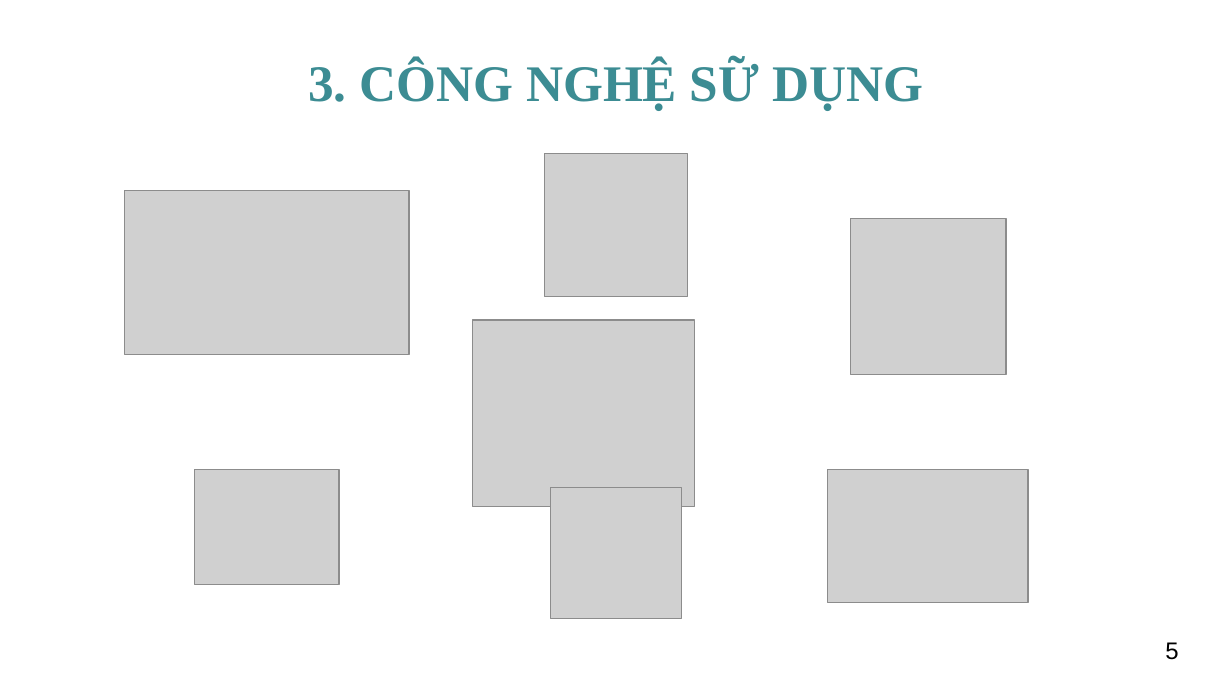
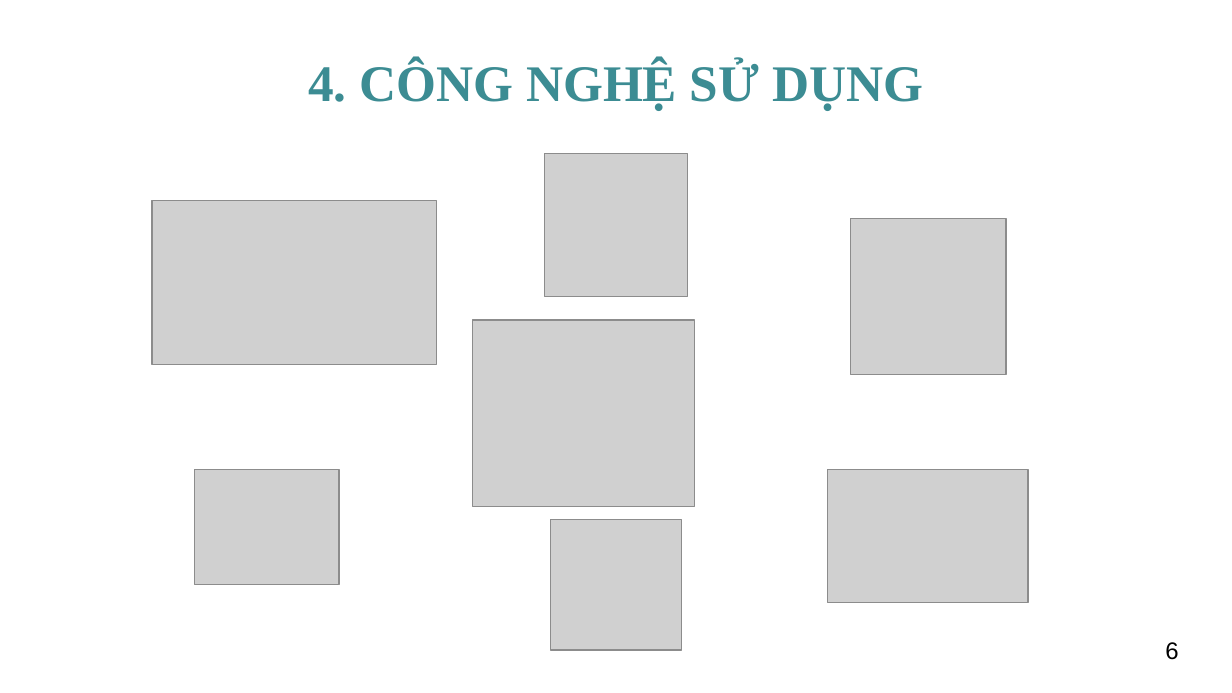
Before and after one commit to NguyenChienThangB1910143/QL_ChungCy, a slide deck: slide 6 of LCTN/B1910143_NguyenChienThang.pptx (slide 5 before the commit). Drawn at 1232x693 pixels with LibreOffice and Linux fonts; fonts in the diff are those of the drawing; grey boxes stand for pictures; background and template pictures are left out. Boxes give left, top, right and bottom in pixels: in the first picture for what was removed or moved away, otherwise in the second. Text is boxed around its words. In the diff, an @@ line names an element or a change of style, - is before the commit and + after.

```diff
--- a/LCTN/B1910143_NguyenChienThang.pptx
+++ b/LCTN/B1910143_NguyenChienThang.pptx
@@ title at [308,61,923,111]: text changed @@
-3. CÔNG NGHỆ SỮ DỤNG
+4. CÔNG NGHỆ SỬ DỤNG
@@ picture: place and size @@
-picture at [124,191,409,355]
+picture at [152,201,436,365]
@@ picture: place and size @@
-picture at [551,488,681,618]
+picture at [551,520,681,650]
@@ page number at [1165,642,1178,660]: text changed @@
-5
+6
```
Also in this commit, not shown: 9 other slides changed, 1 slide added, 14 other files.
